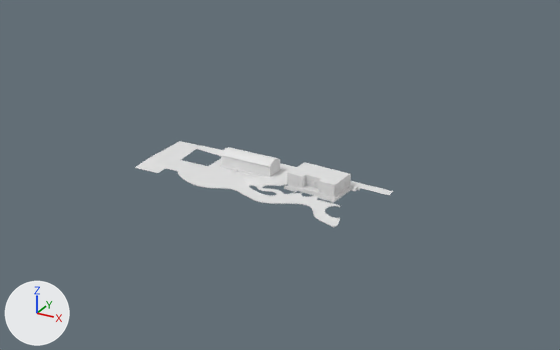
The Blender file Utils/Modelos/Chao_casas.blend as it was, and as the next commit left it.
Before and after are seen from a 50 mm camera at (174.0, -318.0, 159.0) aimed at (-13.0, 23.0, -12.0). Every picture has the same lights, and +X, +Y and +Z are marked at lower left.

Before the edit, the objects in view are built like this:
```python
ob_cubo_009 = bpy.data.objects.new('Cubo.009', me_cubo_009)
ob_cubo_009.location = (21.9, -12.6, -1.3)
ob_cubo_009.rotation_euler = (0.0, 0.0, -0.082)  # degrees (0, 0, -4.7)
ob_cubo_009.scale = (1.94, 1.94, 1.94)
ob_nurbspath = bpy.data.objects.new('NurbsPath', me_cunurbspath_000)
ob_nurbspath.location = (-40.6, -20.2, -1.1)
ob_nurbspath_001 = bpy.data.objects.new('NurbsPath.001', me_cunurbspath)
ob_nurbspath_001.location = (4.5, -17.6, -1.1)
ob_nurbspath_002 = bpy.data.objects.new('NurbsPath.002', me_cunurbspath_001)
ob_nurbspath_002.location = (4.3, -21.7, -1.1)
ob_nurbspath_005 = bpy.data.objects.new('NurbsPath.005', me_cunurbspath_004)
ob_nurbspath_005.location = (38.9, -16.7, -1.1)
ob_pisocinza = bpy.data.objects.new('PisoCINZA', me_plane_003)
ob_pisocinza.location = (-9.3, -20.3, -1.2)
ob_pisoparalelepipedo = bpy.data.objects.new('PisoPARALELEPIPEDO', me_plane_004)
ob_pisoparalelepipedo.location = (2.6, 0.0, 0.0)
ob_pisovermelho = bpy.data.objects.new('PisoVERMELHO', me_plane_001)
ob_pisovermelho.location = (-46.4, -18.2, -1.2)
ob_pisovermelho.scale = (3.7, 3.7, 3.7)
ob_textureatlas_mergedobject_001 = bpy.data.objects.new('TextureAtlas_mergedObject.001', me_textureatlas_mergedobject_000)
ob_textureatlas_mergedobject_001.location = (-23.8, -0.4, -0.8)
ob_textureatlas_mergedobject_001.rotation_euler = (0.0, 0.0, -0.0369)  # degrees (0, 0, -2.1)
ob_textureatlas_mergedobject_001.scale = (1.24, 1.24, 1.24)
# me_plane_004
# before: 135 (-60.7, 14.6, 0.0) at pixel (201, 145), 136 (-75.6, 14.6, 0.0) at pixel (179, 141)
```
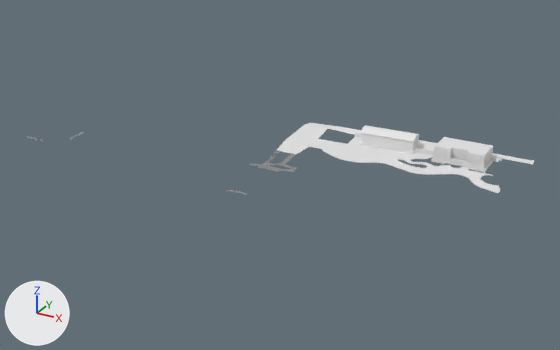
Boxes (x1, y1, x2, y2) around the edits, measured in the pictures (560 x 350 px; the box of a moved part takes in the faces that stretch with it):
'PisoPARALELEPIPEDO', reshaped, moved, turned
    before: (135, 141, 393, 195)
    after: (277, 123, 534, 164)
'Cubo.009', moved, turned
    before: (284, 162, 360, 202)
    after: (431, 137, 503, 172)
'TextureAtlas_mergedObject.001', moved, turned
    before: (220, 147, 281, 177)
    after: (359, 125, 420, 154)
'PisoVERMELHO', moved, turned
    before: (178, 171, 340, 227)
    after: (322, 149, 500, 193)
'PisoCINZA', moved, turned
    before: (235, 186, 340, 225)
    after: (387, 160, 500, 191)
'Piso_cinza', added
    after: (27, 132, 298, 195)
'NurbsPath', moved, turned
    before: (178, 174, 334, 227)
    after: (324, 151, 498, 193)
'Cube', added
    after: (355, 133, 434, 156)
'NurbsPath.002', moved, turned
    before: (249, 185, 277, 196)
    after: (397, 159, 428, 168)
'NurbsPath.001', moved
    before: (262, 184, 296, 195)
    after: (410, 157, 444, 167)
'NurbsPath.005', moved, turned
    before: (324, 205, 340, 219)
    after: (480, 175, 499, 186)
part 1 of me_plane_004, cut back
    before: (135, 153, 296, 186)
    after: (277, 133, 437, 160)
part 2 of me_plane_004, moved or reshaped
    before: (175, 141, 223, 156)
    after: (305, 123, 359, 135)

Diff of the bpy script that builds the scene:
```diff
--- a/Utils/Modelos/Chao_casas.blend.py
+++ b/Utils/Modelos/Chao_casas.blend.py
@@ mat_piso_cinza_003 @@
+mat_piso_cinza_003 = bpy.data.materials.new('Piso_Cinza.003')
+# uses the picture img_pisocinza___orla_png_003
@@ me_plane_004 @@
 # verts and faces of me_plane_004; kept vertices keep their numbers, new ones are numbered from 216
-me_plane_004.from_pydata(...)  # 216 vertices, 181 faces; spans x -75.6..54.7, y -26.3..14.6, z -1.3..0.0
+me_plane_004.from_pydata(...)  # 134 vertices, 102 faces; spans x -75.6..54.7, y -32.0..15.0, z -1.3..0.1
+# me_plane_004 part 1
+# 107 vertices are removed from x -75.6..5.4, y -11.1..13.0, z -1.3..0.0
+# 125 faces are deleted
+# 7 vertices in x -13.3..-5.1, y -13.0..-10.5, z 0.0 move by (0.0, 0.0, -1.2)
+# 3 vertices in x -2.1, y -1.0..13.2, z 0.0 move by (-2.1, 0.0, 0.0)
+# 19 vertices move from x -75.6..6.0, y -26.0..12.9, z -1.2..0.0 to x -74.8..6.2, y -32.0..12.8, z -1.3..0.0
+# 25 vertices are added at x -75.6..6.2, y -9.1..13.0, z -1.3..0.0
+# 46 new faces join them
+# me_plane_004 part 2
+verts[135] = (-57.0, 15.0, 0.1)  # moved, pixel (337, 126)
+verts[136] = (-74.0, 14.9, -0.2)  # moved, pixel (310, 122)
@@ ob_pisoparalelepipedo @@
 ob_pisoparalelepipedo = bpy.data.objects.new('PisoPARALELEPIPEDO', me_plane_004)
-ob_pisoparalelepipedo.location = (2.6, 0.0, 0.0)
+ob_pisoparalelepipedo.location = (56.4, 60.3, 3.3)
+ob_pisoparalelepipedo.rotation_euler = (0.0, 0.0, 0.0711)  # degrees (0, 0, 4.1)
@@ ob_pisocinza @@
 ob_pisocinza = bpy.data.objects.new('PisoCINZA', me_plane_003)
-ob_pisocinza.location = (-9.3, -20.3, -1.2)
+ob_pisocinza.location = (45.9, 39.2, 2.1)
+ob_pisocinza.rotation_euler = (0.0, 0.0, 0.0711)  # degrees (0, 0, 4.1)
@@ ob_pisovermelho @@
 ob_pisovermelho = bpy.data.objects.new('PisoVERMELHO', me_plane_001)
-ob_pisovermelho.location = (-46.4, -18.2, -1.2)
+ob_pisovermelho.location = (8.7, 38.6, 2.1)
+ob_pisovermelho.rotation_euler = (0.0, 0.0, 0.0711)  # degrees (0, 0, 4.1)
 ob_pisovermelho.scale = (3.7, 3.7, 3.7)
@@ ob_nurbspath @@
 ob_nurbspath = bpy.data.objects.new('NurbsPath', me_cunurbspath_000)
-ob_nurbspath.location = (-40.6, -20.2, -1.1)
+ob_nurbspath.location = (14.7, 37.1, 2.2)
+ob_nurbspath.rotation_euler = (0.0, 0.0, 0.0711)  # degrees (0, 0, 4.1)
@@ ob_nurbspath_005 @@
 ob_nurbspath_005 = bpy.data.objects.new('NurbsPath.005', me_cunurbspath_004)
-ob_nurbspath_005.location = (38.9, -16.7, -1.1)
+ob_nurbspath_005.location = (93.8, 46.2, 2.2)
+ob_nurbspath_005.rotation_euler = (0.0, 0.0, 0.0711)  # degrees (0, 0, 4.1)
@@ ob_nurbspath_002 @@
 ob_nurbspath_002 = bpy.data.objects.new('NurbsPath.002', me_cunurbspath_001)
-ob_nurbspath_002.location = (4.3, -21.7, -1.1)
+ob_nurbspath_002.location = (59.6, 38.8, 2.2)
+ob_nurbspath_002.rotation_euler = (0.0, 0.0, 0.0711)  # degrees (0, 0, 4.1)
@@ ob_nurbspath_001 @@
 ob_nurbspath_001 = bpy.data.objects.new('NurbsPath.001', me_cunurbspath)
-ob_nurbspath_001.location = (4.5, -17.6, -1.1)
+ob_nurbspath_001.location = (59.5, 42.9, 2.2)
@@ ob_cubo_009 @@
 ob_cubo_009 = bpy.data.objects.new('Cubo.009', me_cubo_009)
-ob_cubo_009.location = (21.9, -12.6, -1.3)
-ob_cubo_009.rotation_euler = (0.0, 0.0, -0.082)  # degrees (0, 0, -4.7)
+ob_cubo_009.location = (76.5, 49.1, 2.0)
+ob_cubo_009.rotation_euler = (0.0, 0.0, -0.0109)  # degrees (0, 0, -0.6)
 ob_cubo_009.scale = (1.94, 1.94, 1.94)
@@ ob_textureatlas_mergedobject_001 @@
 ob_textureatlas_mergedobject_001 = bpy.data.objects.new('TextureAtlas_mergedObject.001', me_textureatlas_mergedobject_000)
-ob_textureatlas_mergedobject_001.location = (-23.8, -0.4, -0.8)
-ob_textureatlas_mergedobject_001.rotation_euler = (0.0, 0.0, -0.0369)  # degrees (0, 0, -2.1)
+ob_textureatlas_mergedobject_001.location = (30.1, 58.0, 2.5)
+ob_textureatlas_mergedobject_001.rotation_euler = (0.0, 0.0, 0.0343)  # degrees (0, 0, 2)
 ob_textureatlas_mergedobject_001.scale = (1.24, 1.24, 1.24)
@@ ob_cube @@
+ob_cube = bpy.data.objects.new('Cube', me_cube)  # 32 vertices, 26 faces; spans x -43.0..6.1, y -0.1..9.4, z -1.2..1.2
+ob_cube.location = (56.5, 57.5, 3.3)
+ob_cube.rotation_euler = (0.0, 0.0, 0.0711)  # degrees (0, 0, 4.1)
@@ ob_piso_cinza @@
+ob_piso_cinza = bpy.data.objects.new('Piso_cinza', me_plane_005)  # 292 vertices, 111 faces; spans x -165.0..15.0, y -23.0..30.0, z -10.0..3.0
+ob_piso_cinza.location = (-10.9, -5.9, -0.6)
```
